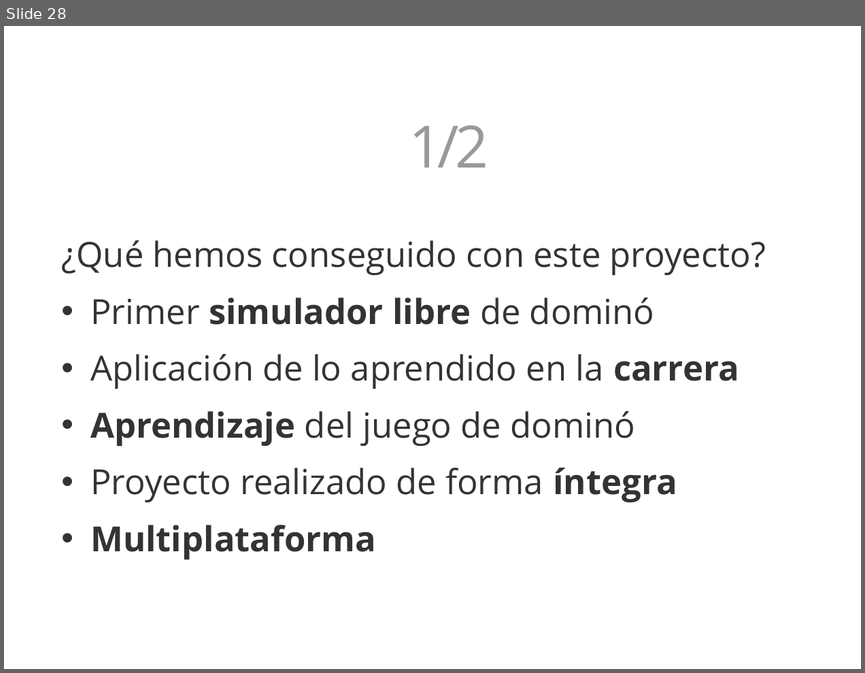
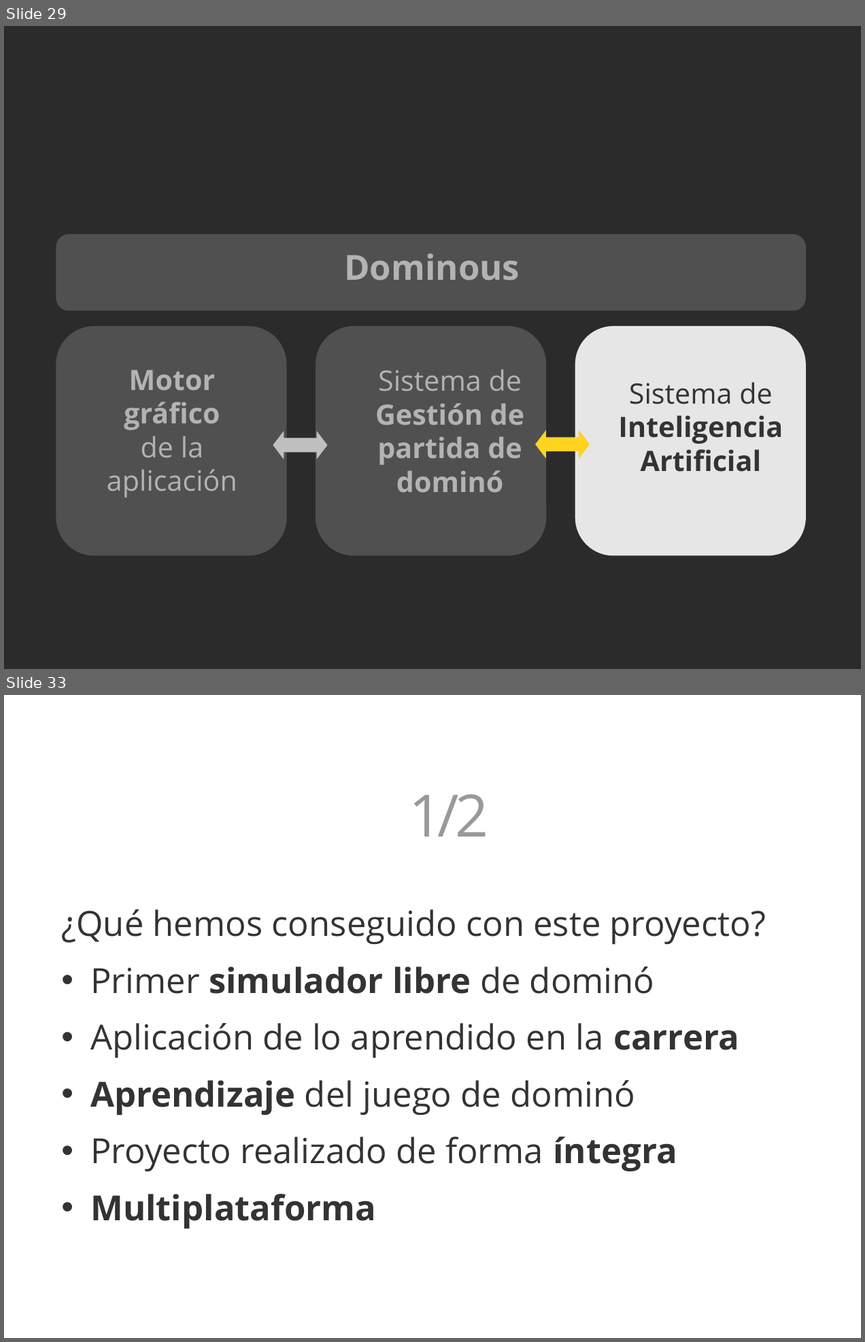
Before and after one commit to 3oheme/dominous, a slide deck: docs/presentacion/presentacion.odp. Shown one above the other, each under a label of ours: slide 28 before the commit, slides 29 and 33 after it; the slides between them are not shown. The pictures are 865x673 and 865x1342 pixels, drawn with LibreOffice and Linux fonts; fonts in the diff are those of the drawing; background and template pictures are left out; a plain dark background stands for a picture behind light text. Boxes give left, top, right and bottom in pixels: in the first picture for what was removed or moved away, otherwise in the second. Text is boxed around its words. In the diff, an @@ line names an element or a change of style, - is before the commit and + after.

```diff
--- a/docs/presentacion/presentacion.odp
+++ b/docs/presentacion/presentacion.odp
@@ slide 29 added at [4,26,861,669], background picture (left out) @@
@@ rounded rectangle added at [56,234,806,310], fill #E6E6E6 at 20% opacity @@
@@ text added at [344,253,519,280], 32 pt, text #B3B3B3, bold @@
+Dominous
@@ rounded rectangle added at [56,326,287,556], fill #E6E6E6 at 20% opacity @@
@@ rounded rectangle added at [315,326,547,556], fill #E6E6E6 at 20% opacity @@
@@ rounded rectangle added at [575,326,806,556], fill #E6E6E6 @@
@@ text added at [107,369,237,497], 26 pt, text #B3B3B3 @@
+Motor gráfico
+de la aplicación
@@ text added at [375,369,525,492], 26 pt, text #B3B3B3, bold @@
+Sistema de Gestión de partida de dominó
@@ text added at [618,382,783,471], 26 pt, text #333333, bold @@
+Sistema de Inteligencia Artificial
@@ left right arrow added at [273,431,328,460], fill #C0C0C0 @@
@@ left right arrow added at [535,431,589,459], fill #FFD320 @@
@@ what was slide 28 is now slide 33 @@
```
Also in this commit, not shown: 4 slides changed, 4 other slides added.
